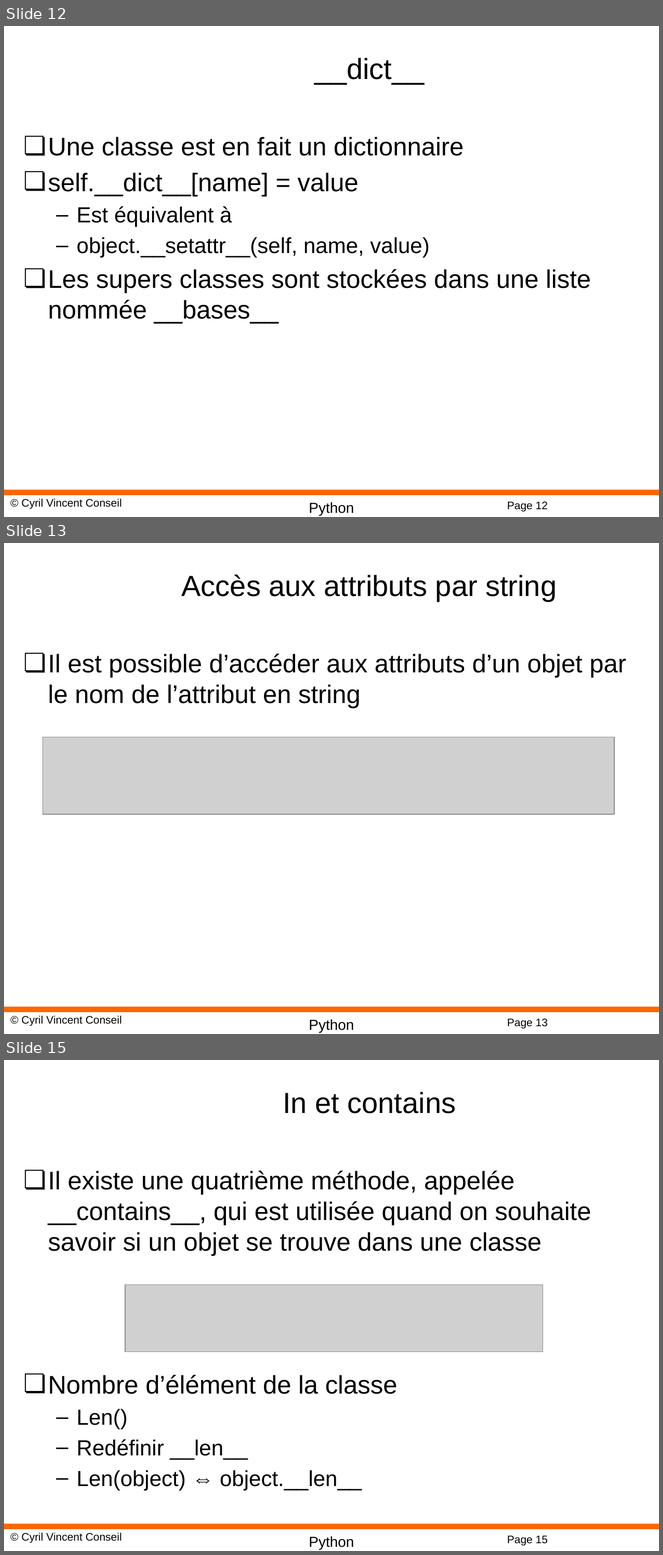
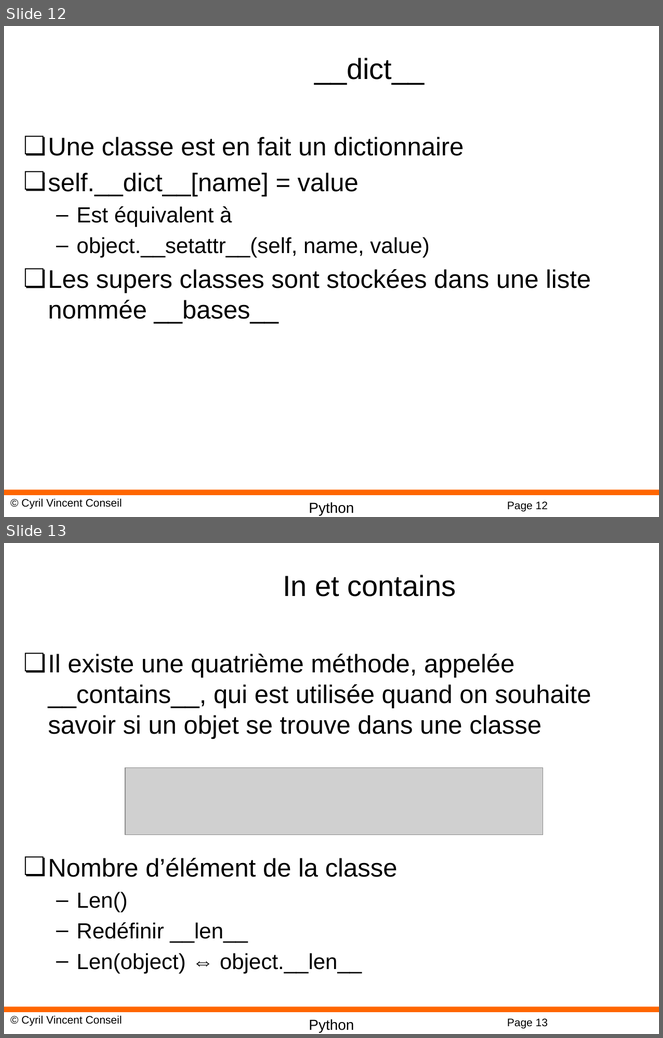
Before and after one commit to cyrilvincent/python, a slide deck: ppt/Python15-Reflexion.pptx. Shown one above the other, each under a label of ours: slides 12, 13 and 15 before the commit, slides 12 and 13 after it; the slides between them are not shown. The pictures are 663x1555 and 663x1038 pixels, drawn with LibreOffice and Linux fonts; fonts in the diff are those of the drawing; grey boxes stand for pictures; background and template pictures are left out. Boxes give left, top, right and bottom in pixels: in the first picture for what was removed or moved away, otherwise in the second. Text is boxed around its words. In the diff, an @@ line names an element or a change of style, - is before the commit and + after.

```diff
--- a/ppt/Python15-Reflexion.pptx
+++ b/ppt/Python15-Reflexion.pptx
@@ slide 13 removed at [4, 543, 659, 1034], background #FFFFFF; not listed: 4 template elements that a slide beside it also shows @@
@@ title removed at [182, 574, 557, 602] @@
-Accès aux attributs par string
@@ text removed at [48, 654, 626, 708] @@
-❏ Il est possible d’accéder aux attributs d’un objet par le nom de l’attribut en string
@@ picture removed at [42, 737, 614, 814] @@
@@ what was slide 15 is now slide 13 @@
@@ page number at [507, 1019, 548, 1029]: text changed @@
-Page 15
+Page 13
```
Also in this commit, not shown: 3 other slides removed, 8 other files.
